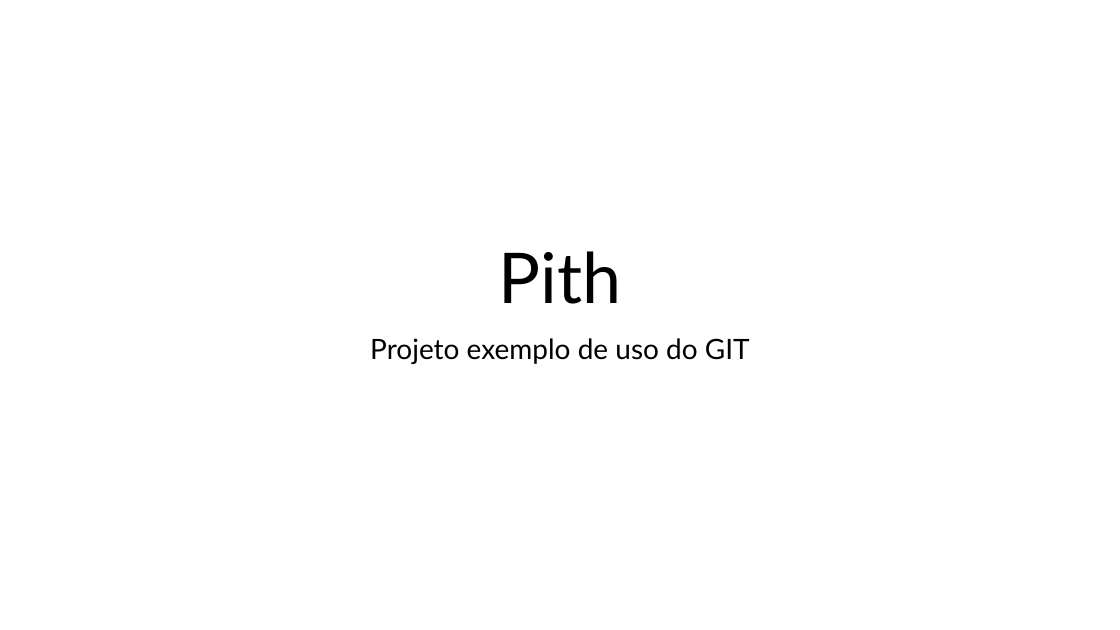
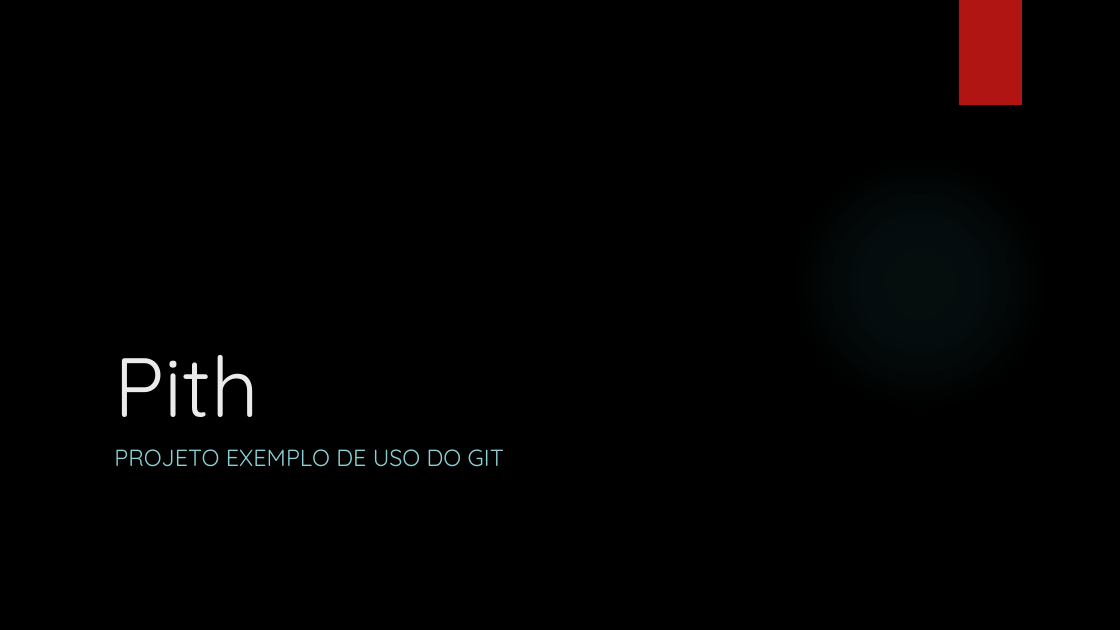
Before and after one commit to T4Tis/ENGENHARIA-DE-SOFTWARE, a slide deck: slide 1 of PastaDocumentos/PITCH-Projeto.pptx. Drawn at 1120x630 pixels with LibreOffice and Linux fonts; fonts in the diff are those of the drawing; background and template pictures are left out. Boxes give left, top, right and bottom in pixels: in the first picture for what was removed or moved away, otherwise in the second. Text is boxed around its words. In the diff, an @@ line names an element or a change of style, - is before the commit and + after.

Commit message:
Modificação da pagina unicial com outra cor

```diff
--- a/PastaDocumentos/PITCH-Projeto.pptx
+++ b/PastaDocumentos/PITCH-Projeto.pptx
@@ background #FFFFFF to picture (left out) @@
@@ rectangle added at box(959, 0, 1022, 105), fill #B01513 @@
@@ title "Pith": place and size @@
-title "Pith" at box(499, 251, 622, 304)
+title "Pith" at box(114, 355, 258, 417)
@@ title "Pith" at box(114, 355, 258, 417): size 60 to 72 pt, font Lato to Quicksand, text colour #000000 to #EBEBEB; alignment centre to left; line spacing 0.9 to 1 @@
@@ ellipse added at box(791, 154, 1049, 413), fill gradient #50B9C1 @@
@@ subtitle at box(114, 449, 504, 467): text changed; size 24 to 20 pt; font Lato to Quicksand; text colour #000000 to #8AD0D6 @@
-Projeto exemplo de uso do GIT
+PROJETO EXEMPLO DE USO DO GIT
```
